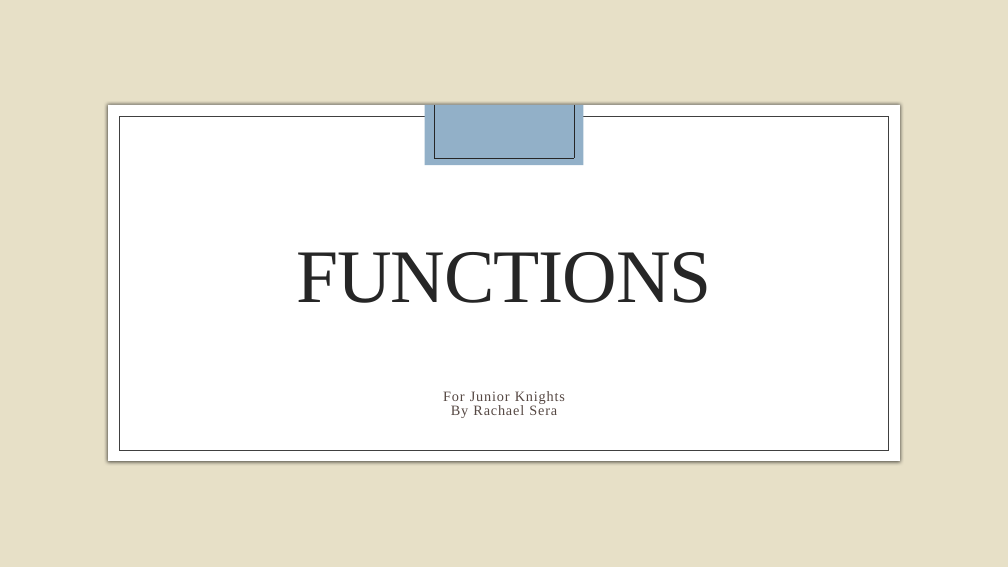
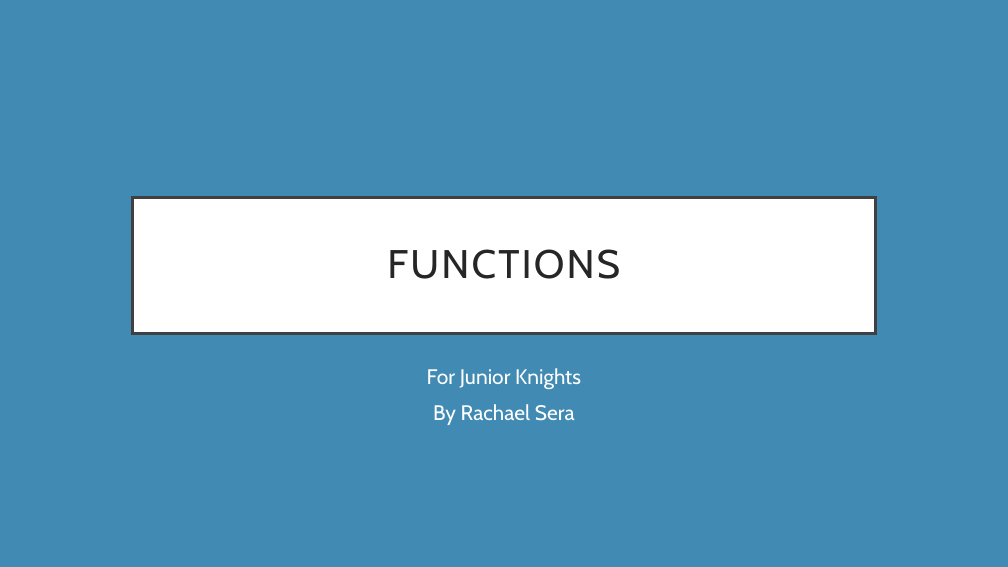
Before and after one commit to rsera/Junior-Knights, a slide deck: slide 1 of Python Day 8 Functions.pptx. Drawn at 1008x567 pixels with LibreOffice and Linux fonts; fonts in the diff are those of the drawing; background and template pictures are left out. Boxes give left, top, right and bottom in pixels: in the first picture for what was removed or moved away, otherwise in the second. Text is boxed around its words. In the diff, an @@ line names an element or a change of style, - is before the commit and + after.

```diff
--- a/Python Day 8 Functions.pptx
+++ b/Python Day 8 Functions.pptx
@@ background picture (left out) to #418AB3 @@
@@ rectangle removed at box(108, 105, 900, 461) @@
@@ rectangle removed at box(119, 116, 889, 450) @@
@@ rectangle removed at box(425, 105, 584, 166) @@
@@ line removed from (434, 105) to (434, 158) @@
@@ line removed from (574, 105) to (574, 158) @@
@@ line removed from (434, 158) to (574, 158) @@
@@ title "FUNCTIONS": place and size @@
-title "FUNCTIONS" at box(296, 252, 712, 303)
+title "FUNCTIONS" at box(132, 197, 876, 333)
@@ title "FUNCTIONS" at box(132, 197, 876, 333): size 72 to 38 pt, font Times New Roman to Cabin, letter spacing -1 to 2 pt; line spacing 0.83 to 0.9; fill none to #FFFFFF; outline none to #404040 3 pt @@
@@ subtitle "For Junior Knights": place and size @@
-subtitle "For Junior Knights" at box(443, 391, 565, 418)
+subtitle "For Junior Knights" at box(427, 368, 581, 425)
@@ subtitle "For Junior Knights" at box(427, 368, 581, 425): size 13.6 to 20 pt, font Times New Roman to Cabin, text colour #564843 to #FFFFFF, letter spacing 0.8 to 0 pt; line spacing 0.8 to 1; more space between paragraphs @@
```
Also in this commit, not shown: 19 other slides changed, 2 slides added, 13 other files.
